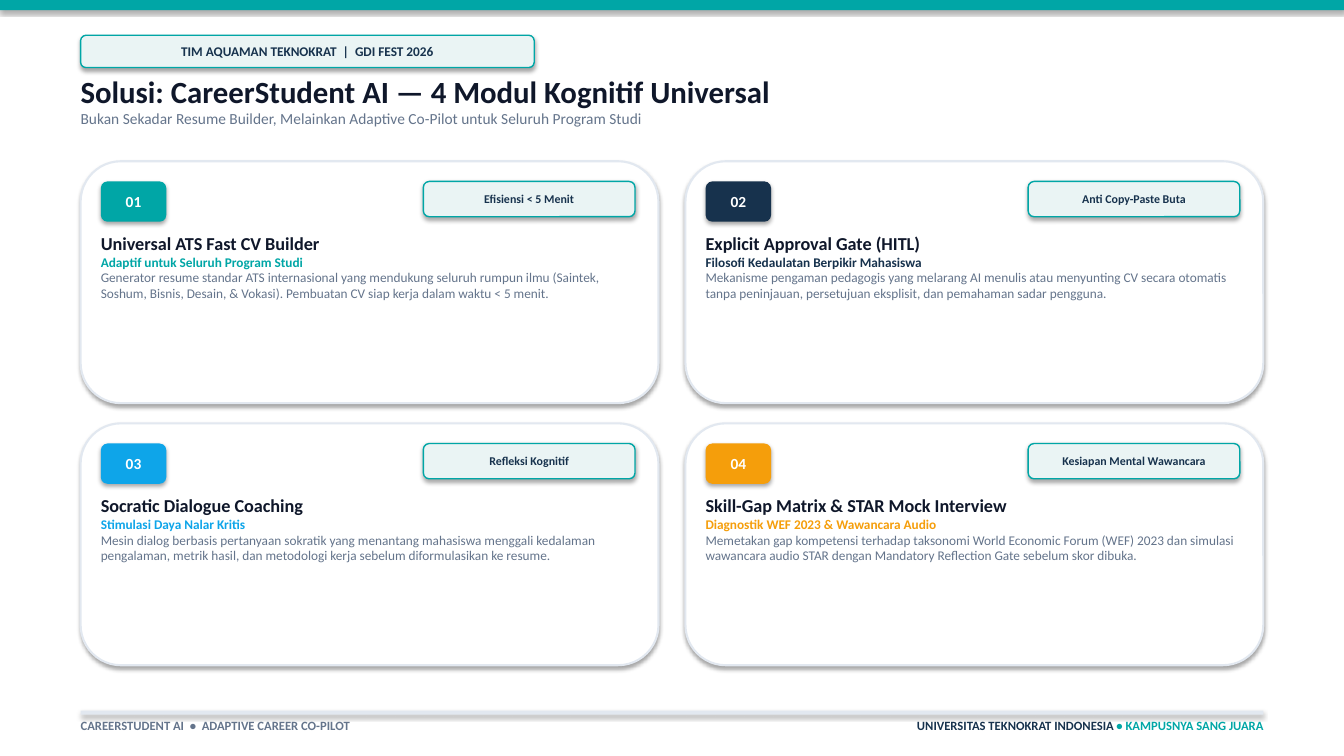
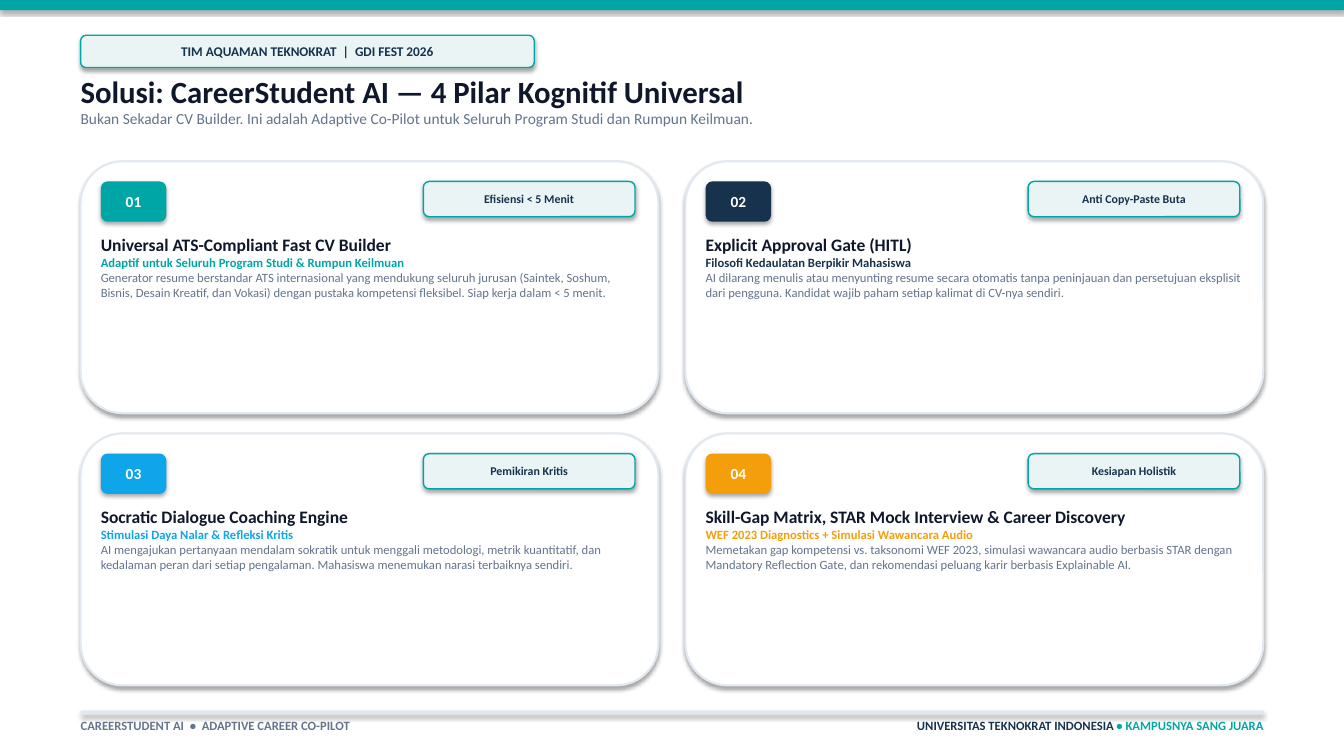
Before and after one commit to rikiardiansyah-web/CareerStudentAI, a slide deck: slide 3 of PitchDeck_CareerStudentAI.pptx. Drawn at 1344x756 pixels with LibreOffice and Linux fonts; fonts in the diff are those of the drawing. Boxes give left, top, right and bottom in pixels: in the first picture for what was removed or moved away, otherwise in the second. Text is boxed around its words. In the diff, an @@ line names an element or a change of style, - is before the commit and + after.

Commit message:
docs: fix pitch deck - correct app screenshots, add dosen pembimbing, add MOD-04 career discovery, universal scope

```diff
--- a/PitchDeck_CareerStudentAI.pptx
+++ b/PitchDeck_CareerStudentAI.pptx
@@ text at [81,81,753,127]: text changed @@
-Solusi: CareerStudent AI — 4 Modul Kognitif Universal
-Bukan Sekadar Resume Builder, Melainkan Adaptive Co-Pilot untuk Seluruh Program Studi
+Solusi: CareerStudent AI — 4 Pilar Kognitif Universal
+Bukan Sekadar CV Builder. Ini adalah Adaptive Co-Pilot untuk Seluruh Program Studi dan Rumpun Keilmuan.
@@ rounded rectangle: place and size @@
-rounded rectangle at [81,161,658,403]
+rounded rectangle at [81,161,658,413]
@@ rounded rectangle: place and size @@
-rounded rectangle at [686,161,1263,403]
+rounded rectangle at [686,161,1263,413]
@@ text at [101,238,611,299]: text changed; size 9.5 to 9 pt @@
-Universal ATS Fast CV Builder
-Adaptif untuk Seluruh Program Studi
-Generator resume standar ATS internasional yang mendukung seluruh rumpun ilmu (Saintek, Soshum, Bisnis, Desain, & Vokasi). Pembuatan CV siap kerja dalam waktu < 5 menit.
+Universal ATS-Compliant Fast CV Builder
+Adaptif untuk Seluruh Program Studi & Rumpun Keilmuan
+Generator resume berstandar ATS internasional yang mendukung seluruh jurusan (Saintek, Soshum, Bisnis, Desain Kreatif, dan Vokasi) dengan pustaka kompetensi fleksibel. Siap kerja dalam < 5 menit.
@@ text at [706,238,912,269]: size 13 to 12.5 pt in "Explicit Approval Gate (HITL)"; size 9.5 to 9 pt in "Filosofi Kedaulatan Berpikir Mahasiswa" @@
@@ text at [706,273,1240,299]: text changed; size 9.5 to 9 pt @@
-Mekanisme pengaman pedagogis yang melarang AI menulis atau menyunting CV secara otomatis tanpa peninjauan, persetujuan eksplisit, dan pemahaman sadar pengguna.
+AI dilarang menulis atau menyunting resume secara otomatis tanpa peninjauan dan persetujuan eksplisit dari pengguna. Kandidat wajib paham setiap kalimat di CV-nya sendiri.
@@ rounded rectangle: place and size @@
-rounded rectangle at [81,423,658,665]
+rounded rectangle at [81,434,658,686]
@@ rounded rectangle: place and size @@
-rounded rectangle at [686,423,1263,665]
+rounded rectangle at [686,434,1263,686]
@@ 4 rounded rectangles: place and size @@
-4 rounded rectangles at [101,444,1240,484]
+4 rounded rectangles at [101,454,1240,494]
@@ text in rounded rectangle at [490,466,568,475]: text changed @@
-Refleksi Kognitif
+Pemikiran Kritis
@@ text in rounded rectangle at [1092,466,1176,477]: text changed @@
-Kesiapan Mental Wawancara
+Kesiapan Holistik
@@ text at [101,510,601,571]: text changed; size 9.5 to 9 pt @@
-Socratic Dialogue Coaching
-Stimulasi Daya Nalar Kritis
-Mesin dialog berbasis pertanyaan sokratik yang menantang mahasiswa menggali kedalaman pengalaman, metrik hasil, dan metodologi kerja sebelum diformulasikan ke resume.
+Socratic Dialogue Coaching Engine
+Stimulasi Daya Nalar & Refleksi Kritis
+AI mengajukan pertanyaan mendalam sokratik untuk menggali metodologi, metrik kuantitatif, dan kedalaman peran dari setiap pengalaman. Mahasiswa menemukan narasi terbaiknya sendiri.
@@ text at [706,510,1232,571]: text changed; size 9.5 to 9 pt @@
-Skill-Gap Matrix & STAR Mock Interview
-Diagnostik WEF 2023 & Wawancara Audio
-Memetakan gap kompetensi terhadap taksonomi World Economic Forum (WEF) 2023 dan simulasi wawancara audio STAR dengan Mandatory Reflection Gate sebelum skor dibuka.
+Skill-Gap Matrix, STAR Mock Interview & Career Discovery
+WEF 2023 Diagnostics + Simulasi Wawancara Audio
+Memetakan gap kompetensi vs. taksonomi WEF 2023, simulasi wawancara audio berbasis STAR dengan Mandatory Reflection Gate, dan rekomendasi peluang karir berbasis Explainable AI.
```
Also in this commit, not shown: 6 other slides changed, 1 other file.
